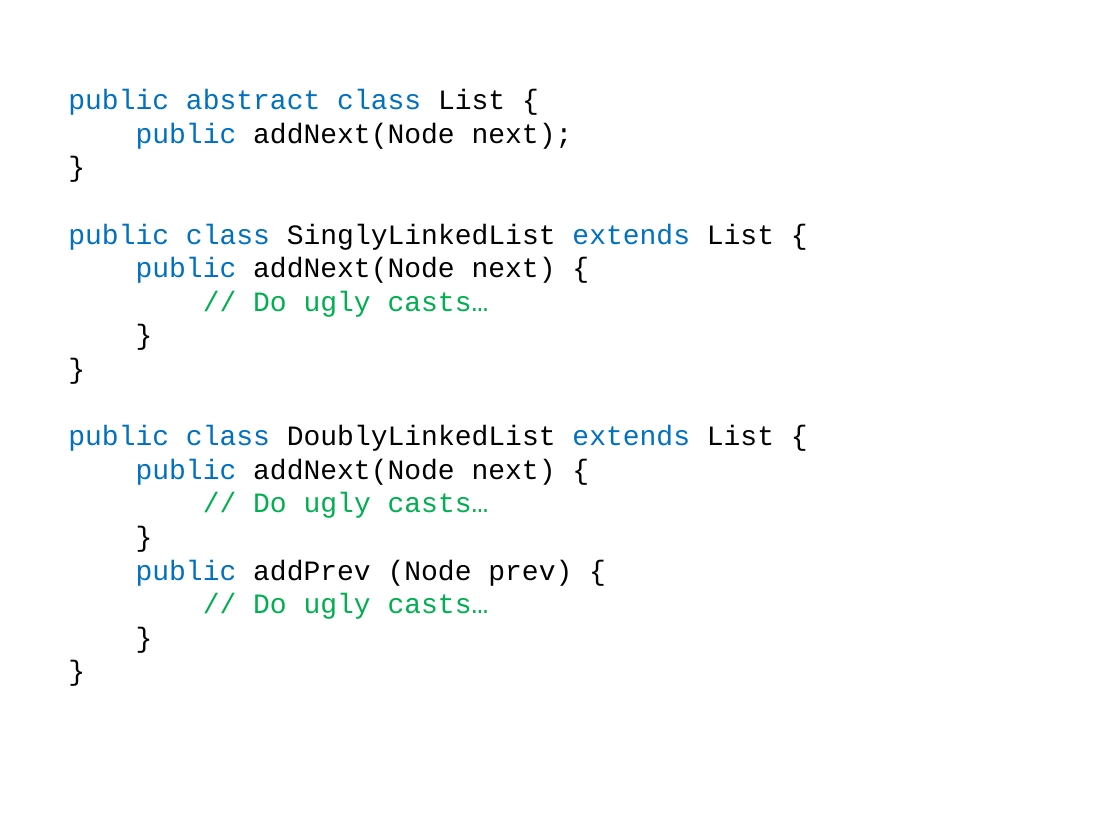
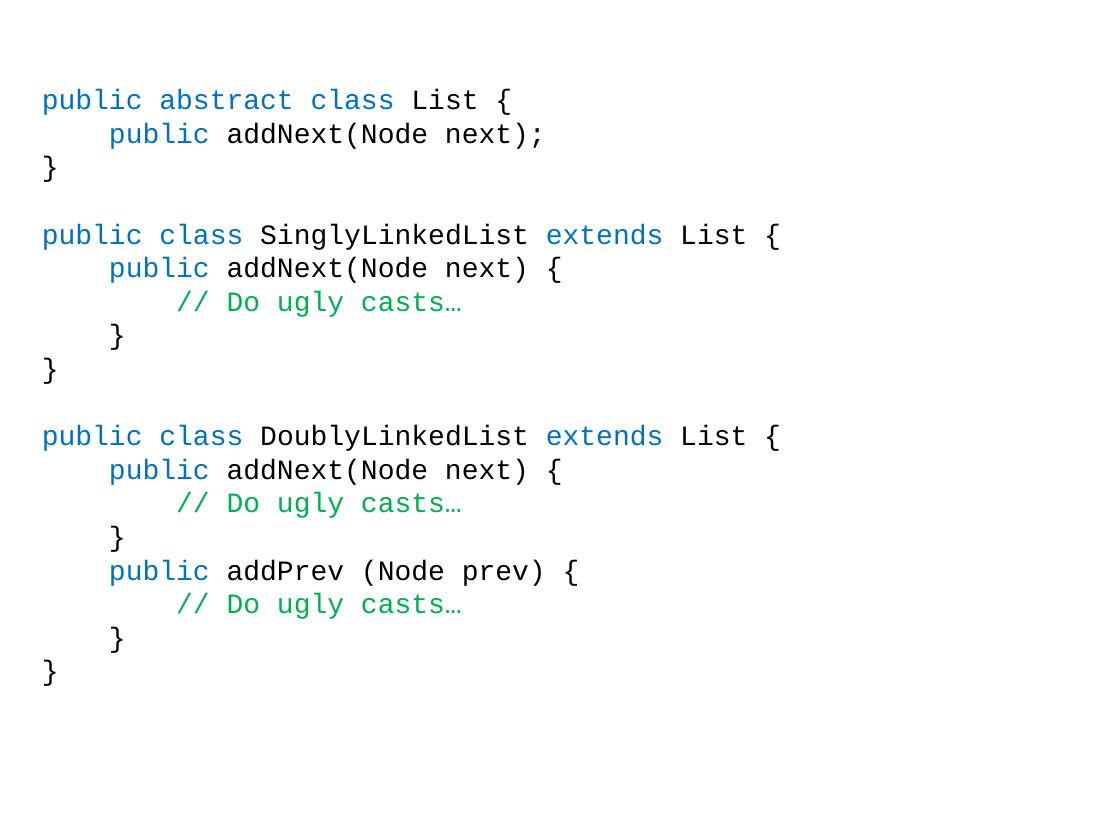
Before and after one commit to rubenbaer/ooplss, a slide deck: slide 7 of misc/final_day/ooplss.ppt. Drawn at 1120x840 pixels with LibreOffice and Linux fonts; fonts in the diff are those of the drawing. Boxes give left, top, right and bottom in pixels: in the first picture for what was removed or moved away, otherwise in the second. Text is boxed around its words. In the diff, an @@ line names an element or a change of style, - is before the commit and + after.

```diff
--- a/misc/final_day/ooplss.ppt
+++ b/misc/final_day/ooplss.ppt
@@ text "public abstract class List {": place and size @@
-text "public abstract class List {" at [68,89,774,619]
+text "public abstract class List {" at [42,89,747,619]
```
Also in this commit, not shown: 3 other slides changed, 4 slides added, 1 slide removed, 8 other files.
